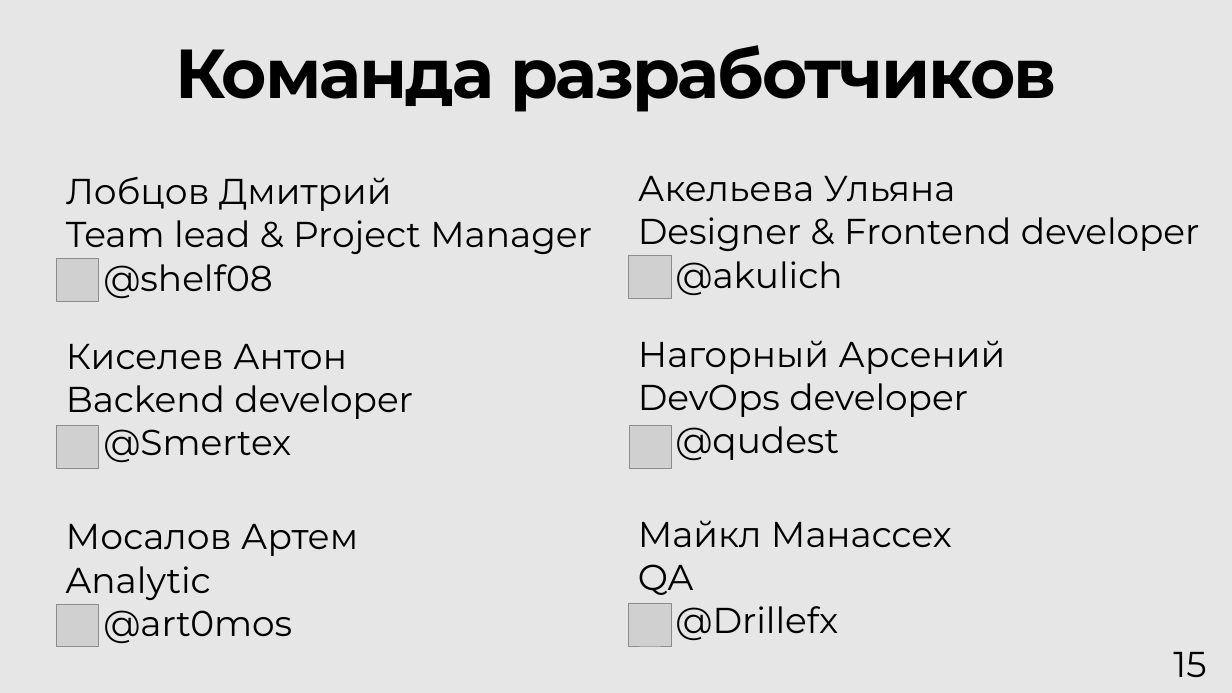
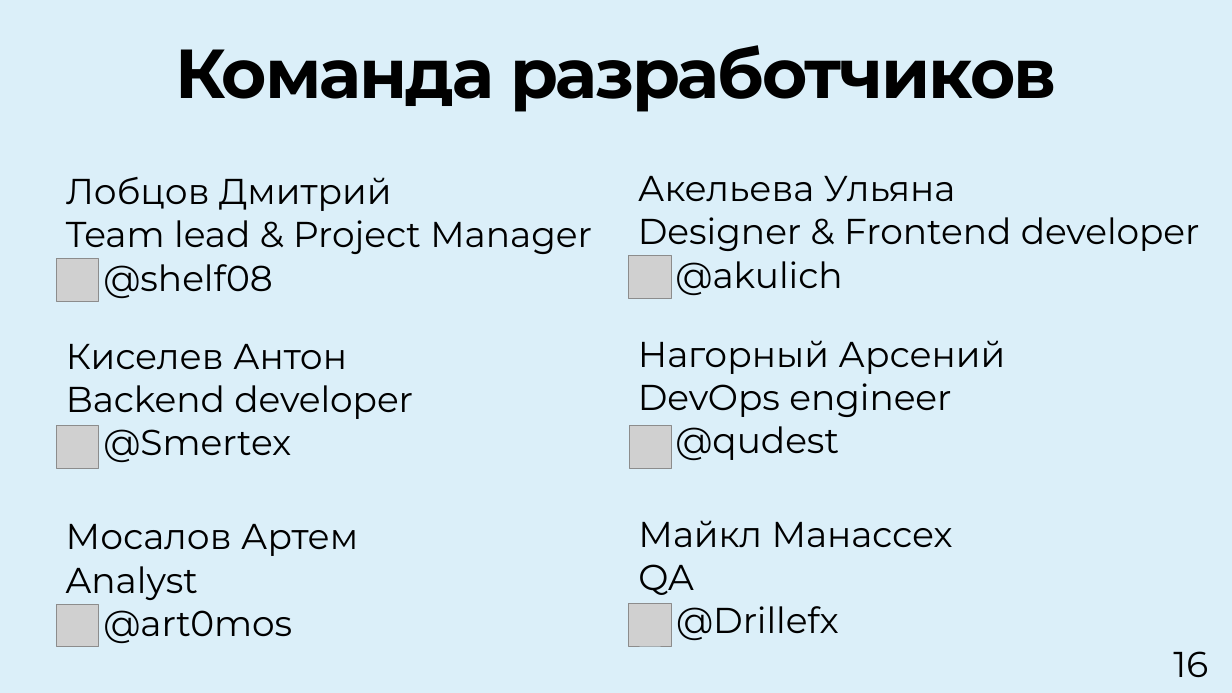
Before and after one commit to qudest/voyago, a slide deck: slide 16 of Documentation/Voyago-Presentation-1att.pptx (slide 15 before the commit). Drawn at 1232x693 pixels with LibreOffice and Linux fonts; fonts in the diff are those of the drawing; grey boxes stand for pictures. Boxes give left, top, right and bottom in pixels: in the first picture for what was removed or moved away, otherwise in the second. Text is boxed around its words. In the diff, an @@ line names an element or a change of style, - is before the commit and + after.

```diff
--- a/Documentation/Voyago-Presentation-1att.pptx
+++ b/Documentation/Voyago-Presentation-1att.pptx
@@ background #E7E6E6 to #DBEFF9 @@
@@ text at (638,383,951,417): text changed @@
-DevOps developer
+DevOps engineer
@@ text at (66,566,198,600): text changed @@
-Analytic
+Analyst
@@ page number at (1173,651,1208,678): text changed @@
-15
+16
```
Also in this commit, not shown: 15 other slides changed, 1 slide added, 6 other files.
